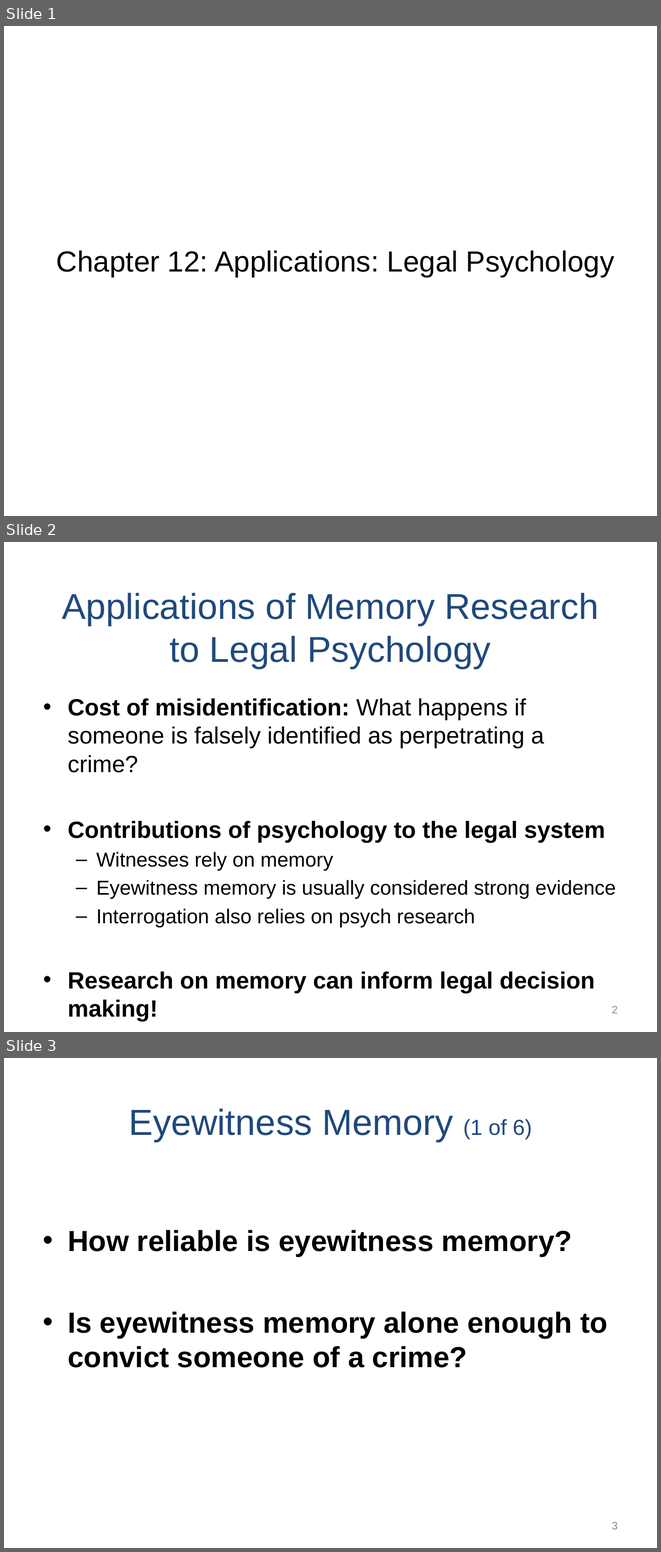
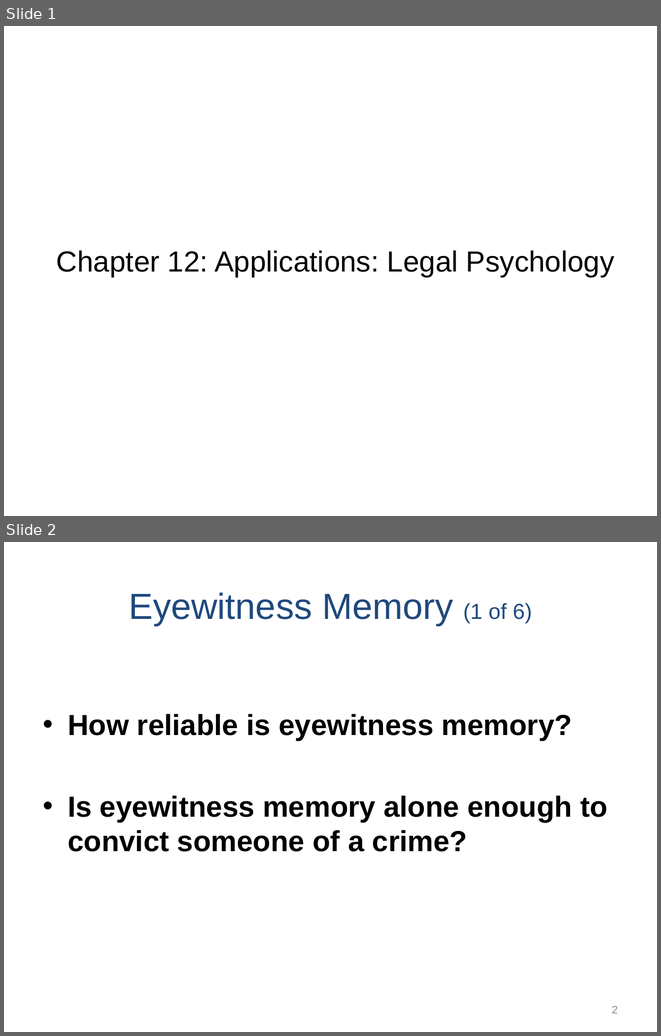
Before and after one commit to npm27/Teaching-Materials, a slide deck: Memory/Slides/Chapter 12.PPTX. Shown one above the other, each under a label of ours: slides 1, 2 and 3 before the commit, slides 1 and 2 after it. The pictures are 661x1552 and 661x1036 pixels, drawn with LibreOffice and Linux fonts; fonts in the diff are those of the drawing. Boxes give left, top, right and bottom in pixels: in the first picture for what was removed or moved away, otherwise in the second. Text is boxed around its words. In the diff, an @@ line names an element or a change of style, - is before the commit and + after.

Commit message:
update slides

```diff
--- a/Memory/Slides/Chapter 12.PPTX
+++ b/Memory/Slides/Chapter 12.PPTX
@@ slide 2 removed at [4,542,657,1032], background #FFFFFF @@
@@ title removed at [62,593,599,669] @@
-Applications of Memory Research to Legal Psychology
@@ text removed at [68,698,616,1021] @@
-• Cost of misidentification: What happens if someone is falsely identified as perpetrating a crime?
-• Contributions of psychology to the legal system
-  – Witnesses rely on memory
-  – Eyewitness memory is usually considered strong evidence
-  – Interrogation also relies on psych research
-• Research on memory can inform legal decision making!
@@ page number removed at [612,1006,618,1013] @@
-2
@@ what was slide 3 is now slide 2 @@
@@ page number at [612,1006,618,1013]: text changed @@
-3
+2
```
Also in this commit, not shown: 3 slides changed, 1 other file.
